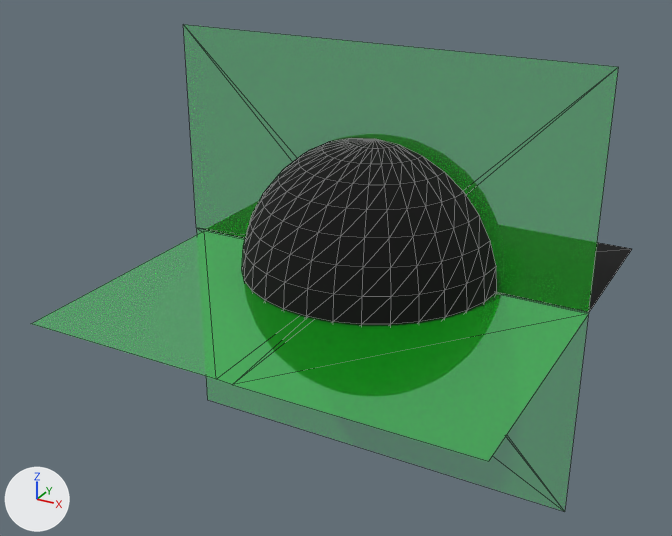
The glTF model docs/portals/portal-1.glb: old version first, new version second.
Camera for both pictures: a 50 mm lens placed at (175.0, -353.0, 171.0), pointed at (-11.0, -14.0, 2.0). The lights are fixed; the arrows at lower left show +X, +Y and +Z. Mesh edges are drawn as thin lines. Where no turn or scale is listed for an object, it has been applied to the vertices. Vertices at the same position are counted once.

The scene before the commit, as lines of its bpy script (objects in view):
```python
me_clip = bpy.data.meshes.new('clip')
me_clip.from_pydata(...)  # 14 vertices, 18 faces; spans x -100.0..100.0, y 0.0..1.0, z -102.0..101.0
me_clip.materials.append(mat_material_005)  # green #00e71d
me_hidein = bpy.data.meshes.new('hideIn')
me_hidein.from_pydata(...)  # 12 vertices, 8 faces; spans x -70.0..125.0, y -2.0..78.0, z 0.0
me_hidein.materials.append(mat_sky)  # black #000000
me_showin = bpy.data.meshes.new('showIn')
me_showin.from_pydata([(28.0, 1.0, 0.0), (125.0, 1.0, 0.0), (28.0, -117.0, 0.0), (21.0, -117.0, 0.0), (-70.0, -117.0, 0.0), (-70.0, 1.0, 0.0), (21.0, 1.0, 0.0), (125.0, -117.0, 0.0)], [], [(2, 3, 6), (2, 6, 0), (2, 7, 1), (2, 1, 0), (3, 4, 5), (3, 5, 6)])
me_showin.materials.append(mat_material_005)  # green #00e71d
me_skyout = bpy.data.meshes.new('skyOut')
me_skyout.from_pydata(...)  # 257 vertices, 480 faces; spans x -86.0..86.0, y -86.0..0.0, z -86.0..86.0
me_skyout.materials.append(mat_sky)  # black #000000
ob_clip = bpy.data.objects.new('clip', me_clip)
ob_clip.location = (0.0, 0.0, 0.0)
ob_hidein = bpy.data.objects.new('hideIn', me_hidein)
ob_hidein.location = (-24.8, 1.2, -0.5)
ob_showin = bpy.data.objects.new('showIn', me_showin)
ob_showin.parent = ob_triggerareas
ob_showin.location = (-24.8, -0.8, -0.5)
ob_skyout = bpy.data.objects.new('skyOut', me_skyout)
ob_skyout.parent = ob_inside
ob_skyout.location = (0.0, 0.829, 0.0)
ob_skyout.scale = (0.696, 0.696, 0.696)
ob_triggerareas = bpy.data.objects.new('triggerAreas', None)
ob_triggerareas.parent = ob_portal
ob_triggerareas.location = (0.0, 0.0, 0.0)
```
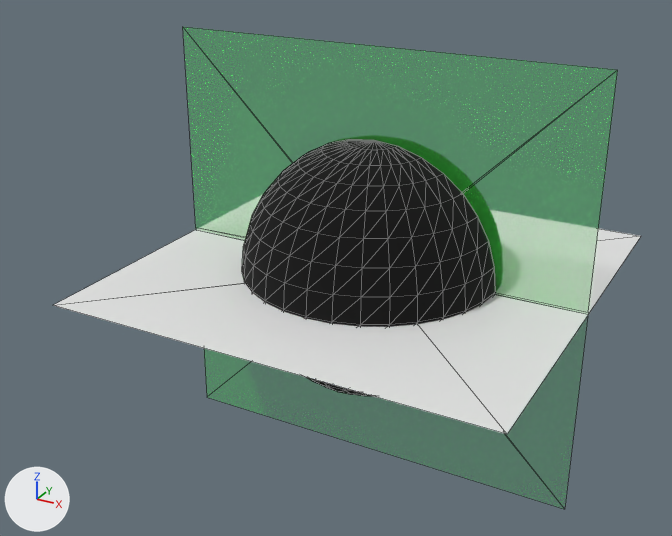
ob_triggerareas is not drawn itself; it is the parent of ob_showin.

Where the newer file only moved an object's origin or applied its transform, the numbers keep the older frame.

Location of each change, [x1, y1, x2, y2] in pixels of the pictures (672 x 536 px):
'clip', reshaped
    before: [183, 24, 618, 512]
    after: [183, 27, 618, 509]
'showIn', reshaped, moved, turned
    before: [31, 231, 589, 461]
    after: [54, 230, 588, 434]
'skyOut', reshaped, moved, rescaled
    before: [242, 138, 497, 326]
    after: [242, 139, 495, 396]
'hideIn', reshaped, moved
    before: [500, 242, 632, 312]
    after: [199, 229, 641, 315]
part 2 of me_skyout, added (black)
    after: [242, 139, 495, 396]
part 3 of me_hidein, rebuilt (not visible before)
    after: [199, 229, 641, 315]
part 4 of me_hidein, deleted (black)
    before: [500, 242, 632, 312]

Edits to the bpy script that builds the scene:
```text
Add mat_clip:
    mat_clip = principled_material('clip')
    mat_clip.base_color = (0.8, 0.8, 0.8)  # white #e7e7e7
Change me_clip:
    used by ob_clip; location = (0.0, 0.0, 0.0)
    remove me_clip.from_pydata(...)  # 14 vertices, 18 faces; spans x -100.0..100.0, y 0.0..1.0, z -102.0..101.0
    add me_clip.from_pydata(...)  # 10 vertices, 10 faces; spans x -100.0..100.0, y 0.0, z -100.0..100.0
    me_clip part 1
    10 vertices are removed from x -100.0..100.0, y 1.0, z -102.0..101.0
    18 faces are deleted
    6 vertices are added at (-100.0, 0.0, 0.0), (100.0, 0.0, 0.0), (-100.0, 0.0, 100.0), (100.0, 0.0, 100.0), (-100.0, 0.0, -100.0), (100.0, 0.0, -100.0)
    10 new faces join them
Change me_skyout:
    used by ob_skyout; parent = ob_inside; location = (0.0, 0.829, 0.0); scale = (0.696, 0.696, 0.696)
    remove me_skyout.from_pydata(...)  # 257 vertices, 480 faces; spans x -86.0..86.0, y -86.0..0.0, z -86.0..86.0
    add me_skyout.from_pydata(...)  # 317 vertices, 572 faces; spans x -1.0..1.0, y 0.0..1.0, z -1.0..1.0
    me_skyout part 2: 317 vertices added at x -1.0..1.0, y 0.0..1.0, z -1.0..1.0
Change me_hidein:
    used by ob_hidein; location = (-24.8, 1.2, -0.5)
    remove me_hidein.from_pydata(...)  # 12 vertices, 8 faces; spans x -70.0..125.0, y -2.0..78.0, z 0.0
    remove me_hidein.materials.append(mat_sky)  # black #000000
    add me_hidein.from_pydata(...)  # 8 vertices, 6 faces; spans x -100.0..100.0, y 0.0..100.0, z 0.0
    me_hidein part 3: the loose piece of 6 vertices spanning x -70.0..24.0, y -2.0..78.0, z 0.0 is rebuilt with 8 vertices and now spans x -100.0..100.0, y 0.0..100.0, z 0.0, in mat_clip (white #e7e7e7)
    me_hidein part 4: the loose piece of 6 vertices spanning x 26.0..125.0, y -2.0..78.0, z 0.0 is deleted
    add me_hidein.materials.append(mat_clip)  # white #e7e7e7
Change me_showin:
    used by ob_showin; parent = ob_triggerareas; location = (-24.8, -0.8, -0.5)
    remove me_showin.from_pydata(...)  # 8 vertices, 6 faces; spans x -70.0..125.0, y -117.0..1.0, z 0.0
    remove me_showin.materials.append(mat_material_005)  # green #00e71d
    add me_showin.from_pydata(...)  # 8 vertices, 6 faces; spans x -100.0..100.0, y 0.0..100.0, z 0.0
    me_showin part 5: the whole mesh is rebuilt
    add me_showin.materials.append(mat_clip)  # white #e7e7e7
Change ob_skyout:
    ob_skyout.location: (0.0, 0.829, 0.0) -> (0.0, 0.0, 0.0)
    ob_skyout.scale: (0.696, 0.696, 0.696) -> (-59.5, -59.5, -59.5)
Change ob_triggerareas:
    ob_triggerareas.location: (0.0, 0.0, 0.0) -> (0.0, 0.0, -1.0)
Change ob_hidein:
    ob_hidein.location: (-24.8, 1.2, -0.5) -> (0.0, 0.0, -1.0)
Change ob_showin:
    ob_showin.location: (-24.8, -0.8, -0.5) -> (0.0, 0.0, 0.0)
    ob_showin.rotation_euler: (0.0, 0.0, 0.0) -> (0.0, 0.0, -3.142)  # degrees (0, 0, 0) -> degrees (0, 0, -180)
```
